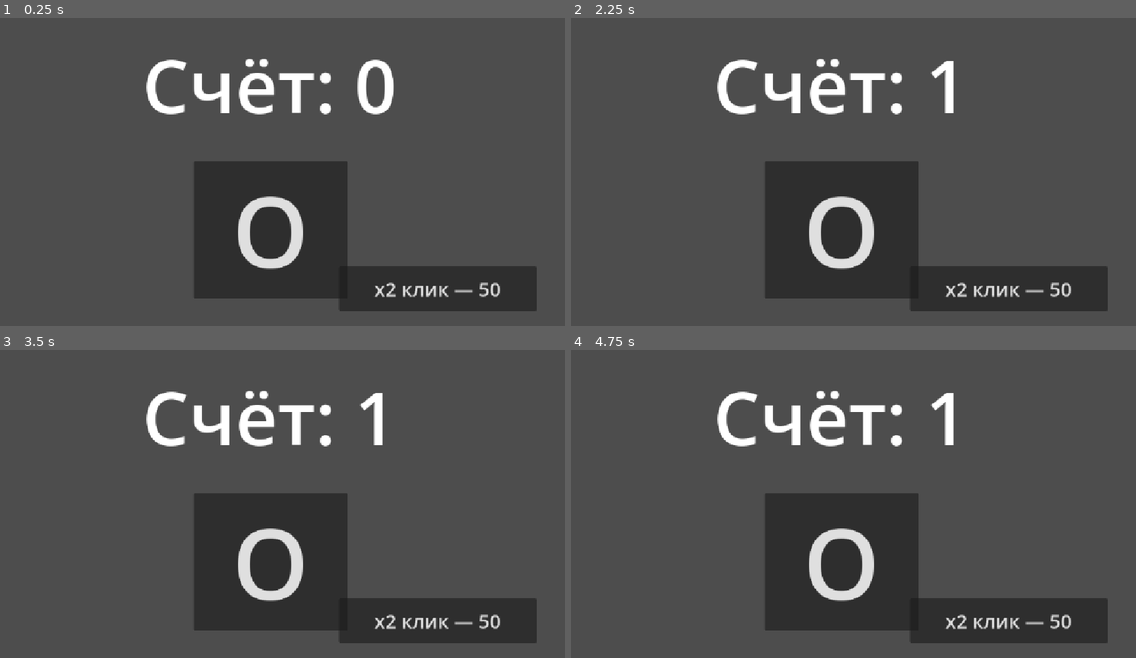
Above: before the commit, frames 1-4 (two rows, left to right).
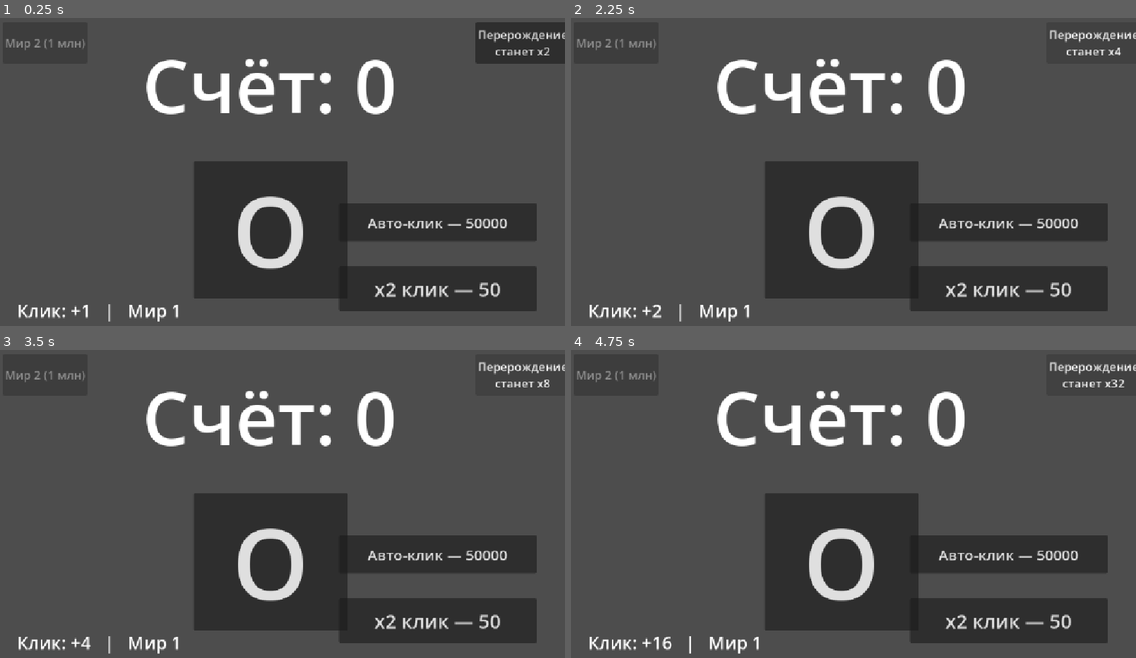
Above: after the commit, the same moments.

Repository: k98879971-bit/-
Game: Godot game, scene res://control.tscn
Two runs of this game, one before a commit and one after it. Both use one fixed random seed, a clock stepped at 60 frames per second and the inputs below.
Inputs (mouse positions are in pixels of both pictures, inside the frame that each line leads up to):
- Up to frame 1 (0.25 s): no input
- Up to frame 2 (2.25 s): click "O" at 0.5 s; click "x2 клик — 50" at 1.25 s; click (1090, 42) at 2 s, where only the run after the commit has a clickable "Перерождение станет x2"
- Up to frame 3 (3.5 s): click (519, 374) at 2.75 s, where only the run after the commit has a clickable "Перерождение станет x4"
- Up to frame 4 (4.75 s): click (1090, 374) at 3.5 s, where only the run after the commit has a clickable "Перерождение станет x8"; click (1090, 374) at 4.25 s, where only the run after the commit has a clickable "Перерождение станет x16"

The runs differ from the first frame. In frame 1, 6.5% of the frame differs, in the area x 1-100%, y 1-99%; in frame 2, 5.6%; in frame 3, 5.6%; in frame 4, 5.6%.

Commit message:
feat: перерождение (множитель x2), авто-клик за 50000 (каждые 2с), мир 2 за 1 млн (кнопка двигается)

Diff:
--- a/control.gd
+++ b/control.gd
@@ -2,24 +2,45 @@
 
 
 var score: int = 0
-var click_value: int = 1
+var base_click: int = 1
 var multiplier_bought: bool = false
+var auto_clicker: bool = false
+var rebirths: int = 0
+var world: int = 1
+var world2_unlocked: bool = false
 
 const SAVE_PATH := "user://save.cfg"
-const UPGRADE_COST := 50
+const X2_COST := 50
+const AUTO_COST := 50000
+const WORLD2_COST := 1000000
+const AUTO_INTERVAL := 2.0
 
+@onready var click_button: Button = $Button
 @onready var score_label: Label = $Label
-@onready var click_label: Label = $MultiplierLabel
+@onready var info_label: Label = $MultiplierLabel
 @onready var shop_button: Button = $ShopButton
+@onready var auto_button: Button = $AutoClickerButton
+@onready var rebirth_button: Button = $RebirthButton
+@onready var world_button: Button = $WorldButton
+@onready var auto_timer: Timer = $AutoTimer
 
 
 func _ready() -> void:
 	load_score()
+	setup_auto_timer()
+	if world == 2:
+		resize_click_button()
 	update_ui()
 
 
+func effective_click() -> int:
+	return base_click * (1 << rebirths)
+
+
 func _on_button_pressed() -> void:
-	score += click_value
+	score += effective_click()
+	if world == 2:
+		randomize_button()
 	update_ui()
 	save_score()
 
@@ -27,29 +48,117 @@
 func _on_shop_button_pressed() -> void:
 	if multiplier_bought:
 		return
-	if score >= UPGRADE_COST:
-		score -= UPGRADE_COST
+	if score >= X2_COST:
+		score -= X2_COST
 		multiplier_bought = true
-		click_value = 2
+		base_click = 2
 		update_ui()
 		save_score()
 
 
+func _on_auto_button_pressed() -> void:
+	if auto_clicker:
+		return
+	if score >= AUTO_COST:
+		score -= AUTO_COST
+		auto_clicker = true
+		setup_auto_timer()
+		update_ui()
+		save_score()
+
+
+func _on_rebirth_button_pressed() -> void:
+	# Сброс счёта и улучшений, множитель x2 навсегда. Авто-клик и мир 2 сохраняются.
+	score = 0
+	multiplier_bought = false
+	base_click = 1
+	rebirths += 1
+	update_ui()
+	save_score()
+
+
+func _on_world_button_pressed() -> void:
+	if world == 1:
+		if not world2_unlocked:
+			return
+		world = 2
+		resize_click_button()
+		randomize_button()
+	else:
+		world = 1
+		reset_click_button()
+	update_ui()
+	save_score()
+
+
+func _on_auto_timer_timeout() -> void:
+	score += effective_click()
+	update_ui()
+	save_score()
+
+
+func setup_auto_timer() -> void:
+	if auto_clicker:
+		auto_timer.wait_time = AUTO_INTERVAL
+		auto_timer.start()
+	else:
+		auto_timer.stop()
+
+
+func randomize_button() -> void:
+	var bounds := size
+	var bw := click_button.size.x
+	var bh := click_button.size.y
+	var nx := randf_range(0.0, maxf(bounds.x - bw, 0.0))
+	var ny := randf_range(0.0, maxf(bounds.y - bh, 0.0))
+	click_button.position = Vector2(nx, ny)
+
+
+func resize_click_button() -> void:
+	click_button.size = Vector2(200, 180)
+	click_button.add_theme_font_size_override("font_size", 120)
+
+
+func reset_click_button() -> void:
+	click_button.position = Vector2(395, 303)
+	click_button.size = Vector2(314, 281)
+	click_button.add_theme_font_size_override("font_size", 200)
+
+
 func update_ui() -> void:
 	score_label.text = "Счёт: " + str(score)
-	click_label.text = "Клик: +" + str(click_value)
+	info_label.text = "Клик: +" + str(effective_click()) + "   |   Мир " + str(world)
+
 	if multiplier_bought:
 		shop_button.text = "x2 куплено"
 		shop_button.disabled = true
 	else:
-		shop_button.text = "x2 клик — " + str(UPGRADE_COST)
+		shop_button.text = "x2 клик — " + str(X2_COST)
+
+	if auto_clicker:
+		auto_button.text = "Авто-клик куплен"
+		auto_button.disabled = true
+	else:
+		auto_button.text = "Авто-клик — " + str(AUTO_COST)
+
+	rebirth_button.text = "Перерождение\nстанет x" + str(1 << (rebirths + 1))
+
+	if world == 2:
+		world_button.text = "Вернуться в мир 1"
+	else:
+		world_button.text = "Мир 2 (1 млн)"
+		world_button.disabled = not world2_unlocked
 
 
 func save_score() -> void:
 	var f := ConfigFile.new()
 	f.set_value("game", "score", score)
-	f.set_value("game", "click_value", click_value)
+	f.set_value("game", "base_click", base_click)
 	f.set_value("game", "multiplier_bought", multiplier_bought)
+	f.set_value("game", "auto_clicker", auto_clicker)
+	f.set_value("game", "rebirths", rebirths)
+	f.set_value("game", "world", world)
+	f.set_value("game", "world2_unlocked", world2_unlocked)
 	var err := f.save(SAVE_PATH)
 	if err != OK:
 		push_warning("Не удалось сохранить: " + str(err))
@@ -59,8 +168,20 @@
 	var f := ConfigFile.new()
 	if f.load(SAVE_PATH) == OK:
 		score = int(f.get_value("game", "score", 0))
-		click_value = int(f.get_value("game", "click_value", 1))
+		base_click = int(f.get_value("game", "base_click", 1))
 		multiplier_bought = bool(f.get_value("game", "multiplier_bought", false))
+		auto_clicker = bool(f.get_value("game", "auto_clicker", false))
+		rebirths = int(f.get_value("game", "rebirths", 0))
+		world = int(f.get_value("game", "world", 1))
+		world2_unlocked = bool(f.get_value("game", "world2_unlocked", false))
+
+
+func _process(_delta: float) -> void:
+	# Открываем мир 2 при достижении 1 млн кликов
+	if not world2_unlocked and score >= WORLD2_COST:
+		world2_unlocked = true
+		update_ui()
+		save_score()
 
 
 func _notification(what: int) -> void:
--- a/control.tscn
+++ b/control.tscn
@@ -29,6 +29,42 @@
 theme_override_font_sizes/font_size = 150
 text = "Coins"
 
+[node name="RebirthButton" type="Button" parent="." unique_id=27179290]
+layout_mode = 1
+anchors_preset = 0
+anchor_left = 0.86
+anchor_top = 0.03
+anchor_right = 0.99
+anchor_bottom = 0.16
+grow_horizontal = 2
+grow_vertical = 2
+theme_override_font_sizes/font_size = 24
+text = "Перерождение"
+
+[node name="WorldButton" type="Button" parent="." unique_id=27179291]
+layout_mode = 1
+anchors_preset = 0
+anchor_left = 0.01
+anchor_top = 0.03
+anchor_right = 0.15
+anchor_bottom = 0.16
+grow_horizontal = 2
+grow_vertical = 2
+theme_override_font_sizes/font_size = 24
+text = "Мир 2 (1 млн)"
+
+[node name="AutoClickerButton" type="Button" parent="." unique_id=27179292]
+layout_mode = 1
+anchors_preset = 0
+anchor_left = 0.6
+anchor_top = 0.6
+anchor_right = 0.95
+anchor_bottom = 0.72
+grow_horizontal = 2
+grow_vertical = 2
+theme_override_font_sizes/font_size = 30
+text = "Авто-клик — 50000"
+
 [node name="ShopButton" type="Button" parent="." unique_id=27179283]
 layout_mode = 1
 anchors_preset = 0
@@ -42,13 +78,23 @@
 text = "x2 клик — 50"
 
 [node name="MultiplierLabel" type="Label" parent="." unique_id=1131993714]
-layout_mode = 0
-offset_left = 290.0
-offset_top = 720.0
-offset_right = 725.0
-offset_bottom = 780.0
-theme_override_font_sizes/font_size = 40
+layout_mode = 1
+anchors_preset = 0
+anchor_left = 0.03
+anchor_top = 0.9
+anchor_right = 0.5
+anchor_bottom = 0.98
+grow_horizontal = 2
+grow_vertical = 2
+theme_override_font_sizes/font_size = 36
 text = "Клик: +1"
+
+[node name="AutoTimer" type="Timer" parent="." unique_id=27179293]
+wait_time = 2.0
 
 [connection signal="pressed" from="Button" to="." method="_on_button_pressed"]
 [connection signal="pressed" from="ShopButton" to="." method="_on_shop_button_pressed"]
+[connection signal="pressed" from="AutoClickerButton" to="." method="_on_auto_button_pressed"]
+[connection signal="pressed" from="RebirthButton" to="." method="_on_rebirth_button_pressed"]
+[connection signal="pressed" from="WorldButton" to="." method="_on_world_button_pressed"]
+[connection signal="timeout" from="AutoTimer" to="." method="_on_auto_timer_timeout"]
